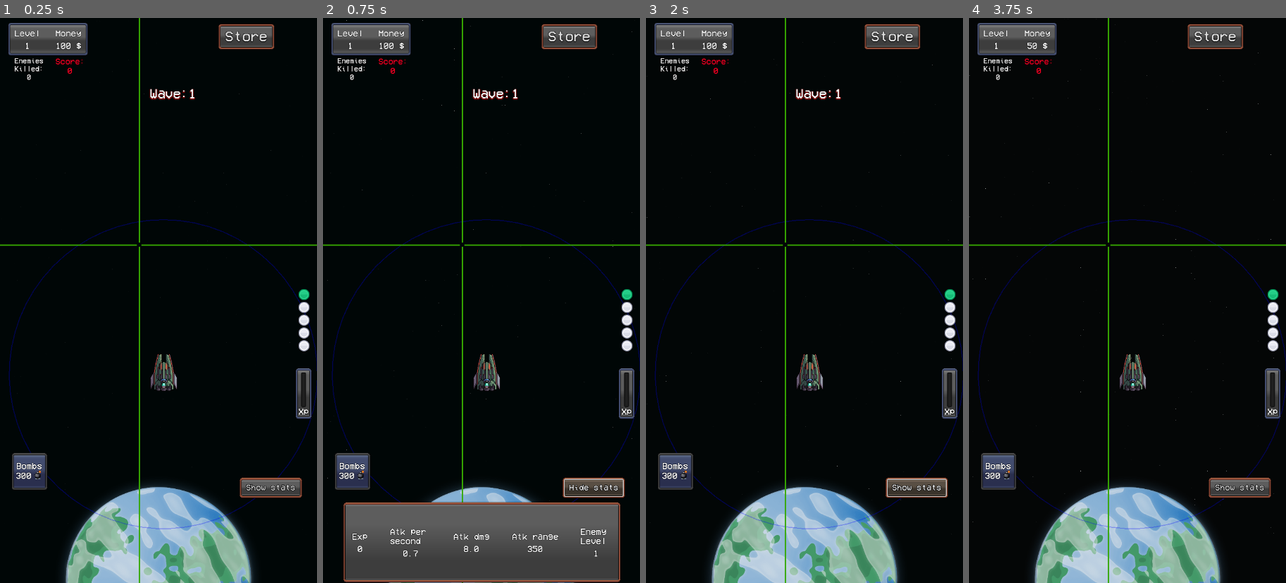
Above: before the commit, frames 1-4 (left to right).
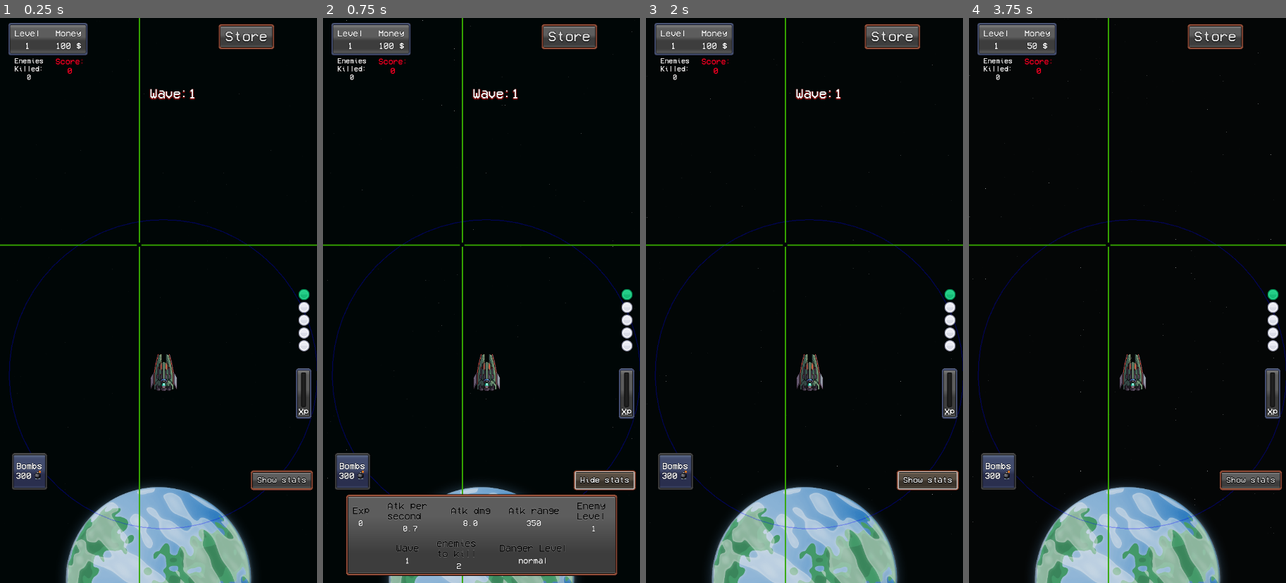
Above: after the commit, the same moments.

Repository: MauroCastro1705/mini_auto_battler
Game: Godot game, scene res://test/test-scene.tscn
Two runs of this game, one before a commit and one after it. Both use one fixed random seed, a clock stepped at 60 frames per second and the inputs below.
Inputs:
- Up to frame 1 (0.25 s): no input
- Up to frame 2 (0.75 s): click "Show stats" at 0.5 s
- Up to frame 3 (2 s): click "Hide stats" at 1.25 s
- Up to frame 4 (3.75 s): click "Store" at 2 s; click "Buy!" at 2.75 s; click "Return" at 3.5 s

The runs differ from the first frame. In frame 1, 1.0% of the frame differs, in the area x 75-99%, y 80-85%; in frame 2, 5.5%, in the area x 6-99%, y 80-100%; in frame 3, 0.9%; in frame 4, 0.9%.

Commit message:
ui update

Diff:
--- a/autoloads/Global.gd
+++ b/autoloads/Global.gd
@@ -115,6 +115,15 @@
 	enemigo_money = base_enemigo_money + scale_factor * 2
 	enemigo_score = base_enemigo_score + scale_factor * 2
 
+func dificultad() -> String: # "danger level"
+	if easy_mode:
+		return "easy"
+	elif normal_mode:
+		return "normal"
+	elif hard_mode:
+		return "hard"
+	else:
+		return ""
 
 #game over checks
 func check_infiltrados():
--- /dev/null
+++ b/resources/stat_tittle_black.tres
@@ -0,0 +1,9 @@
+[gd_resource type="LabelSettings" load_steps=2 format=3 uid="uid://dht5im0nim5we"]
+
+[ext_resource type="FontFile" uid="uid://crhm4u6p8tbx1" path="res://assets/fonts/VCR_OSD_MONO_1.001.ttf" id="1_tenfq"]
+
+[resource]
+font = ExtResource("1_tenfq")
+font_size = 22
+font_color = Color(0, 0, 0, 1)
+outline_size = 1
--- /dev/null
+++ b/resources/text_stats_tittles.tres
@@ -0,0 +1,9 @@
+[gd_resource type="Theme" load_steps=2 format=3 uid="uid://foctmuh1sh2g"]
+
+[ext_resource type="FontFile" uid="uid://crhm4u6p8tbx1" path="res://assets/fonts/VCR_OSD_MONO_1.001.ttf" id="1_ahq1t"]
+
+[resource]
+Label/colors/font_outline_color = Color(0, 0, 0, 1)
+Label/constants/outline_size = 2
+Label/font_sizes/font_size = 19
+Label/fonts/font = ExtResource("1_ahq1t")
--- a/ui/main_box/main__ui.gd
+++ b/ui/main_box/main__ui.gd
@@ -3,13 +3,18 @@
 @onready var button: Button = $Button
 @onready var is_button_pressed:bool = false
 
-@onready var exp_label: Label = $BoxContainer/MarginContainer/HBoxContainer/exp/VBoxContainer/xp_label
-@onready var atk_speed_label: Label = $BoxContainer/MarginContainer/HBoxContainer/atk_speed/VBoxContainer/Label2
-@onready var atk_dmg_label: Label = $BoxContainer/MarginContainer/HBoxContainer/atk_dmg/VBoxContainer/Label2
-@onready var atk_range_label: Label = $BoxContainer/MarginContainer/HBoxContainer/atk_range/VBoxContainer/Label2
-@onready var enemy_label: Label = $BoxContainer/MarginContainer/HBoxContainer/enemy_level/VBoxContainer/Label2
-var start_position = Vector2(0, 1200)
-var final_position = Vector2(0, 1100)#original 0, 770
+# 1st row
+@onready var exp_label: Label = %xp_label
+@onready var atk_speed_label: Label = %atk_speed
+@onready var atk_dmg_label: Label = %dmg
+@onready var atk_range_label: Label = %range
+@onready var enemy_lvl_label: Label = %enemy_lvl
+
+# 2nd row
+@onready var wave_num_label: Label = %wave_num
+@onready var dificulty_label: Label = %dificulty
+@onready var enemis_left_label: Label = %enemis_left
+
 
 func _ready():
 	Global.stats_updated.connect(update_labels)
@@ -23,18 +28,18 @@
 	atk_speed_label.text = str("%.1f" % shots_per_second)
 	atk_dmg_label.text = str(Global.bullet_dmg)
 	atk_range_label.text = str(int(round(Global.atk_range)))
-	enemy_label.text = str(Global.enemigo_level)
-
+	enemy_lvl_label.text = str(Global.enemigo_level)
+	wave_num_label.text = str(Global.current_wave)
+	dificulty_label.text = Global.dificultad()
+	enemis_left_label.text = str(Global.get_enemies_per_wave())
 
 func _on_button_pressed() -> void:
 	if is_button_pressed == false:
 		is_button_pressed = true
 		button.text = "Hide stats"
 		stat_box.show()
-		print("escondo stats")
 
 	else:
 		is_button_pressed = false
 		button.text = "Show stats"
 		stat_box.hide()
-		print("NO escondo stats")
--- a/ui/main_box/main_ui.tscn
+++ b/ui/main_box/main_ui.tscn
@@ -1,8 +1,9 @@
-[gd_scene load_steps=5 format=3 uid="uid://don1dyvu4dkv8"]
+[gd_scene load_steps=6 format=3 uid="uid://don1dyvu4dkv8"]
 
 [ext_resource type="Script" uid="uid://b1tsougdq3xbs" path="res://ui/main_box/main__ui.gd" id="1_mmnkx"]
 [ext_resource type="Texture2D" uid="uid://i7fyesnlgvgr" path="res://assets/bullets/ui pixel/00.png" id="2_k7cv3"]
-[ext_resource type="Theme" uid="uid://qcd6164qa1bv" path="res://resources/text.tres" id="2_t765n"]
+[ext_resource type="Theme" uid="uid://foctmuh1sh2g" path="res://resources/text_stats_tittles.tres" id="3_vcpxn"]
+[ext_resource type="LabelSettings" uid="uid://dht5im0nim5we" path="res://resources/stat_tittle_black.tres" id="4_gpijd"]
 [ext_resource type="Theme" uid="uid://diel1g3cfv58k" path="res://resources/button_theme.tres" id="4_vcpxn"]
 
 [node name="Main_ui" type="Control"]
@@ -23,7 +24,7 @@
 anchor_right = 1.0
 anchor_bottom = 1.0
 offset_top = -173.544
-offset_bottom = 2.32007
+offset_bottom = -12.6799
 grow_horizontal = 2
 grow_vertical = 0
 alignment = 1
@@ -44,148 +45,245 @@
 patch_margin_right = 10
 patch_margin_bottom = 10
 
-[node name="HBoxContainer" type="HBoxContainer" parent="BoxContainer/MarginContainer"]
-layout_mode = 2
-theme_override_constants/separation = 10
-
-[node name="exp" type="MarginContainer" parent="BoxContainer/MarginContainer/HBoxContainer"]
-layout_mode = 2
-theme_override_constants/margin_left = 20
-theme_override_constants/margin_top = 20
-theme_override_constants/margin_right = 20
-theme_override_constants/margin_bottom = 20
-
-[node name="VBoxContainer" type="VBoxContainer" parent="BoxContainer/MarginContainer/HBoxContainer/exp"]
-layout_mode = 2
-size_flags_horizontal = 6
-size_flags_vertical = 4
-theme = ExtResource("2_t765n")
-theme_override_constants/separation = 10
-
-[node name="Label" type="Label" parent="BoxContainer/MarginContainer/HBoxContainer/exp/VBoxContainer"]
-layout_mode = 2
-theme = ExtResource("2_t765n")
+[node name="VBoxContainer" type="VBoxContainer" parent="BoxContainer/MarginContainer"]
+layout_mode = 2
+
+[node name="stats" type="HBoxContainer" parent="BoxContainer/MarginContainer/VBoxContainer"]
+layout_mode = 2
+theme_override_constants/separation = 10
+alignment = 1
+
+[node name="exp" type="MarginContainer" parent="BoxContainer/MarginContainer/VBoxContainer/stats"]
+layout_mode = 2
+theme_override_constants/margin_left = 15
+theme_override_constants/margin_top = 15
+theme_override_constants/margin_right = 15
+theme_override_constants/margin_bottom = 10
+
+[node name="VBoxContainer" type="VBoxContainer" parent="BoxContainer/MarginContainer/VBoxContainer/stats/exp"]
+layout_mode = 2
+size_flags_horizontal = 6
+size_flags_vertical = 4
+theme = ExtResource("3_vcpxn")
+theme_override_constants/separation = 10
+
+[node name="Label" type="Label" parent="BoxContainer/MarginContainer/VBoxContainer/stats/exp/VBoxContainer"]
+layout_mode = 2
 text = "Exp"
-
-[node name="xp_label" type="Label" parent="BoxContainer/MarginContainer/HBoxContainer/exp/VBoxContainer"]
-layout_mode = 2
-theme = ExtResource("2_t765n")
-text = "asdas"
-horizontal_alignment = 1
-vertical_alignment = 1
-
-[node name="atk_speed" type="MarginContainer" parent="BoxContainer/MarginContainer/HBoxContainer"]
-layout_mode = 2
-theme_override_constants/margin_left = 20
-theme_override_constants/margin_top = 20
-theme_override_constants/margin_right = 20
-theme_override_constants/margin_bottom = 20
-
-[node name="VBoxContainer" type="VBoxContainer" parent="BoxContainer/MarginContainer/HBoxContainer/atk_speed"]
-layout_mode = 2
-size_flags_horizontal = 6
-size_flags_vertical = 4
-theme = ExtResource("2_t765n")
-theme_override_constants/separation = 10
-
-[node name="Label" type="Label" parent="BoxContainer/MarginContainer/HBoxContainer/atk_speed/VBoxContainer"]
-layout_mode = 2
-theme = ExtResource("2_t765n")
+label_settings = ExtResource("4_gpijd")
+horizontal_alignment = 1
+
+[node name="xp_label" type="Label" parent="BoxContainer/MarginContainer/VBoxContainer/stats/exp/VBoxContainer"]
+unique_name_in_owner = true
+layout_mode = 2
+theme = ExtResource("3_vcpxn")
+text = "asdas"
+horizontal_alignment = 1
+vertical_alignment = 1
+
+[node name="atk_speed" type="MarginContainer" parent="BoxContainer/MarginContainer/VBoxContainer/stats"]
+layout_mode = 2
+theme_override_constants/margin_left = 15
+theme_override_constants/margin_top = 15
+theme_override_constants/margin_right = 15
+theme_override_constants/margin_bottom = 10
+
+[node name="VBoxContainer" type="VBoxContainer" parent="BoxContainer/MarginContainer/VBoxContainer/stats/atk_speed"]
+layout_mode = 2
+size_flags_horizontal = 6
+size_flags_vertical = 4
+theme = ExtResource("3_vcpxn")
+theme_override_constants/separation = 10
+
+[node name="Label" type="Label" parent="BoxContainer/MarginContainer/VBoxContainer/stats/atk_speed/VBoxContainer"]
+layout_mode = 2
 text = "Atk per
 second"
-
-[node name="Label2" type="Label" parent="BoxContainer/MarginContainer/HBoxContainer/atk_speed/VBoxContainer"]
-layout_mode = 2
-theme = ExtResource("2_t765n")
-text = "asdas"
-horizontal_alignment = 1
-vertical_alignment = 1
-
-[node name="atk_dmg" type="MarginContainer" parent="BoxContainer/MarginContainer/HBoxContainer"]
-layout_mode = 2
-theme_override_constants/margin_left = 20
-theme_override_constants/margin_top = 20
-theme_override_constants/margin_right = 20
-theme_override_constants/margin_bottom = 20
-
-[node name="VBoxContainer" type="VBoxContainer" parent="BoxContainer/MarginContainer/HBoxContainer/atk_dmg"]
-layout_mode = 2
-size_flags_horizontal = 6
-size_flags_vertical = 4
-theme = ExtResource("2_t765n")
-theme_override_constants/separation = 10
-
-[node name="Label" type="Label" parent="BoxContainer/MarginContainer/HBoxContainer/atk_dmg/VBoxContainer"]
-layout_mode = 2
-theme = ExtResource("2_t765n")
+label_settings = ExtResource("4_gpijd")
+
+[node name="atk_speed" type="Label" parent="BoxContainer/MarginContainer/VBoxContainer/stats/atk_speed/VBoxContainer"]
+unique_name_in_owner = true
+layout_mode = 2
+theme = ExtResource("3_vcpxn")
+text = "asdas"
+horizontal_alignment = 1
+vertical_alignment = 1
+
+[node name="atk_dmg" type="MarginContainer" parent="BoxContainer/MarginContainer/VBoxContainer/stats"]
+layout_mode = 2
+theme_override_constants/margin_left = 15
+theme_override_constants/margin_top = 15
+theme_override_constants/margin_right = 15
+theme_override_constants/margin_bottom = 10
+
+[node name="VBoxContainer" type="VBoxContainer" parent="BoxContainer/MarginContainer/VBoxContainer/stats/atk_dmg"]
+layout_mode = 2
+size_flags_horizontal = 6
+size_flags_vertical = 4
+theme = ExtResource("3_vcpxn")
+theme_override_constants/separation = 10
+
+[node name="Label" type="Label" parent="BoxContainer/MarginContainer/VBoxContainer/stats/atk_dmg/VBoxContainer"]
+layout_mode = 2
 text = "Atk dmg"
-
-[node name="Label2" type="Label" parent="BoxContainer/MarginContainer/HBoxContainer/atk_dmg/VBoxContainer"]
-layout_mode = 2
-theme = ExtResource("2_t765n")
-text = "asdas"
-horizontal_alignment = 1
-vertical_alignment = 1
-
-[node name="atk_range" type="MarginContainer" parent="BoxContainer/MarginContainer/HBoxContainer"]
-layout_mode = 2
-theme_override_constants/margin_left = 20
-theme_override_constants/margin_top = 20
-theme_override_constants/margin_right = 20
-theme_override_constants/margin_bottom = 20
-
-[node name="VBoxContainer" type="VBoxContainer" parent="BoxContainer/MarginContainer/HBoxContainer/atk_range"]
-layout_mode = 2
-size_flags_horizontal = 6
-size_flags_vertical = 4
-theme = ExtResource("2_t765n")
-theme_override_constants/separation = 10
-
-[node name="Label" type="Label" parent="BoxContainer/MarginContainer/HBoxContainer/atk_range/VBoxContainer"]
-layout_mode = 2
-theme = ExtResource("2_t765n")
+label_settings = ExtResource("4_gpijd")
+
+[node name="dmg" type="Label" parent="BoxContainer/MarginContainer/VBoxContainer/stats/atk_dmg/VBoxContainer"]
+unique_name_in_owner = true
+layout_mode = 2
+theme = ExtResource("3_vcpxn")
+text = "asdas"
+horizontal_alignment = 1
+vertical_alignment = 1
+
+[node name="atk_range" type="MarginContainer" parent="BoxContainer/MarginContainer/VBoxContainer/stats"]
+layout_mode = 2
+theme_override_constants/margin_left = 15
+theme_override_constants/margin_top = 15
+theme_override_constants/margin_right = 15
+theme_override_constants/margin_bottom = 10
+
+[node name="VBoxContainer" type="VBoxContainer" parent="BoxContainer/MarginContainer/VBoxContainer/stats/atk_range"]
+layout_mode = 2
+size_flags_horizontal = 6
+size_flags_vertical = 4
+theme = ExtResource("3_vcpxn")
+theme_override_constants/separation = 10
+
+[node name="Label" type="Label" parent="BoxContainer/MarginContainer/VBoxContainer/stats/atk_range/VBoxContainer"]
+layout_mode = 2
 text = "Atk range"
-
-[node name="Label2" type="Label" parent="BoxContainer/MarginContainer/HBoxContainer/atk_range/VBoxContainer"]
-layout_mode = 2
-theme = ExtResource("2_t765n")
-text = "asdas"
-horizontal_alignment = 1
-vertical_alignment = 1
-
-[node name="enemy_level" type="MarginContainer" parent="BoxContainer/MarginContainer/HBoxContainer"]
-layout_mode = 2
-theme_override_constants/margin_left = 20
-theme_override_constants/margin_top = 20
-theme_override_constants/margin_right = 20
-theme_override_constants/margin_bottom = 20
-
-[node name="VBoxContainer" type="VBoxContainer" parent="BoxContainer/MarginContainer/HBoxContainer/enemy_level"]
-layout_mode = 2
-size_flags_horizontal = 6
-size_flags_vertical = 4
-theme = ExtResource("2_t765n")
-theme_override_constants/separation = 10
-
-[node name="Label" type="Label" parent="BoxContainer/MarginContainer/HBoxContainer/enemy_level/VBoxContainer"]
-layout_mode = 2
-theme = ExtResource("2_t765n")
+label_settings = ExtResource("4_gpijd")
+
+[node name="range" type="Label" parent="BoxContainer/MarginContainer/VBoxContainer/stats/atk_range/VBoxContainer"]
+unique_name_in_owner = true
+layout_mode = 2
+theme = ExtResource("3_vcpxn")
+text = "asdas"
+horizontal_alignment = 1
+vertical_alignment = 1
+
+[node name="enemy_level" type="MarginContainer" parent="BoxContainer/MarginContainer/VBoxContainer/stats"]
+layout_mode = 2
+theme_override_constants/margin_left = 15
+theme_override_constants/margin_top = 15
+theme_override_constants/margin_right = 15
+theme_override_constants/margin_bottom = 10
+
+[node name="VBoxContainer" type="VBoxContainer" parent="BoxContainer/MarginContainer/VBoxContainer/stats/enemy_level"]
+layout_mode = 2
+size_flags_horizontal = 6
+size_flags_vertical = 4
+theme = ExtResource("3_vcpxn")
+theme_override_constants/separation = 10
+
+[node name="Label" type="Label" parent="BoxContainer/MarginContainer/VBoxContainer/stats/enemy_level/VBoxContainer"]
+layout_mode = 2
 text = "Enemy
 Level"
-
-[node name="Label2" type="Label" parent="BoxContainer/MarginContainer/HBoxContainer/enemy_level/VBoxContainer"]
-layout_mode = 2
-theme = ExtResource("2_t765n")
+label_settings = ExtResource("4_gpijd")
+
+[node name="enemy_lvl" type="Label" parent="BoxContainer/MarginContainer/VBoxContainer/stats/enemy_level/VBoxContainer"]
+unique_name_in_owner = true
+layout_mode = 2
+theme = ExtResource("3_vcpxn")
+text = "asdas"
+horizontal_alignment = 1
+vertical_alignment = 1
+
+[node name="stats2" type="HBoxContainer" parent="BoxContainer/MarginContainer/VBoxContainer"]
+layout_mode = 2
+theme_override_constants/separation = 10
+alignment = 1
+
+[node name="wave" type="MarginContainer" parent="BoxContainer/MarginContainer/VBoxContainer/stats2"]
+layout_mode = 2
+theme_override_constants/margin_left = 15
+theme_override_constants/margin_top = 1
+theme_override_constants/margin_right = 15
+theme_override_constants/margin_bottom = 15
+
+[node name="VBoxContainer" type="VBoxContainer" parent="BoxContainer/MarginContainer/VBoxContainer/stats2/wave"]
+layout_mode = 2
+size_flags_horizontal = 6
+size_flags_vertical = 4
+theme = ExtResource("3_vcpxn")
+theme_override_constants/separation = 10
+
+[node name="Label" type="Label" parent="BoxContainer/MarginContainer/VBoxContainer/stats2/wave/VBoxContainer"]
+layout_mode = 2
+text = "Wave"
+label_settings = ExtResource("4_gpijd")
+
+[node name="wave_num" type="Label" parent="BoxContainer/MarginContainer/VBoxContainer/stats2/wave/VBoxContainer"]
+unique_name_in_owner = true
+layout_mode = 2
+theme = ExtResource("3_vcpxn")
+text = "asdas"
+horizontal_alignment = 1
+vertical_alignment = 1
+
+[node name="enemigos_restantes" type="MarginContainer" parent="BoxContainer/MarginContainer/VBoxContainer/stats2"]
+layout_mode = 2
+theme_override_constants/margin_left = 15
+theme_override_constants/margin_top = 1
+theme_override_constants/margin_right = 15
+theme_override_constants/margin_bottom = 15
+
+[node name="VBoxContainer" type="VBoxContainer" parent="BoxContainer/MarginContainer/VBoxContainer/stats2/enemigos_restantes"]
+layout_mode = 2
+size_flags_horizontal = 6
+size_flags_vertical = 4
+theme = ExtResource("3_vcpxn")
+theme_override_constants/separation = 10
+
+[node name="Label" type="Label" parent="BoxContainer/MarginContainer/VBoxContainer/stats2/enemigos_restantes/VBoxContainer"]
+layout_mode = 2
+text = "enemies
+to kill"
+label_settings = ExtResource("4_gpijd")
+
+[node name="enemis_left" type="Label" parent="BoxContainer/MarginContainer/VBoxContainer/stats2/enemigos_restantes/VBoxContainer"]
+unique_name_in_owner = true
+layout_mode = 2
+theme = ExtResource("3_vcpxn")
+text = "asdas"
+horizontal_alignment = 1
+vertical_alignment = 1
+
+[node name="dificulty" type="MarginContainer" parent="BoxContainer/MarginContainer/VBoxContainer/stats2"]
+layout_mode = 2
+theme_override_constants/margin_left = 15
+theme_override_constants/margin_top = 1
+theme_override_constants/margin_right = 15
+theme_override_constants/margin_bottom = 15
+
+[node name="VBoxContainer" type="VBoxContainer" parent="BoxContainer/MarginContainer/VBoxContainer/stats2/dificulty"]
+layout_mode = 2
+size_flags_horizontal = 6
+size_flags_vertical = 4
+theme = ExtResource("3_vcpxn")
+theme_override_constants/separation = 10
+
+[node name="Label" type="Label" parent="BoxContainer/MarginContainer/VBoxContainer/stats2/dificulty/VBoxContainer"]
+layout_mode = 2
+text = "Danger Level"
+label_settings = ExtResource("4_gpijd")
+
+[node name="dificulty" type="Label" parent="BoxContainer/MarginContainer/VBoxContainer/stats2/dificulty/VBoxContainer"]
+unique_name_in_owner = true
+layout_mode = 2
+theme = ExtResource("3_vcpxn")
 text = "asdas"
 horizontal_alignment = 1
 vertical_alignment = 1
 
 [node name="Button" type="Button" parent="."]
 layout_mode = 0
-offset_left = 548.0
-offset_top = -110.32
-offset_right = 680.0
-offset_bottom = -73.3201
+offset_left = 573.0
+offset_top = -127.32
+offset_right = 705.0
+offset_bottom = -90.3201
 theme = ExtResource("4_vcpxn")
 text = "Show stats"
 
Binary file removed: assets/fonts/SYNNova-Bold.otf
Not shown, removed: assets/fonts/SYNNova-Bold.otf.import
Not shown, removed: assets/fonts/SYNNova-ExtraLight.otf.import
Not shown, removed: assets/fonts/SYNNova-UltraLight.otf.import
